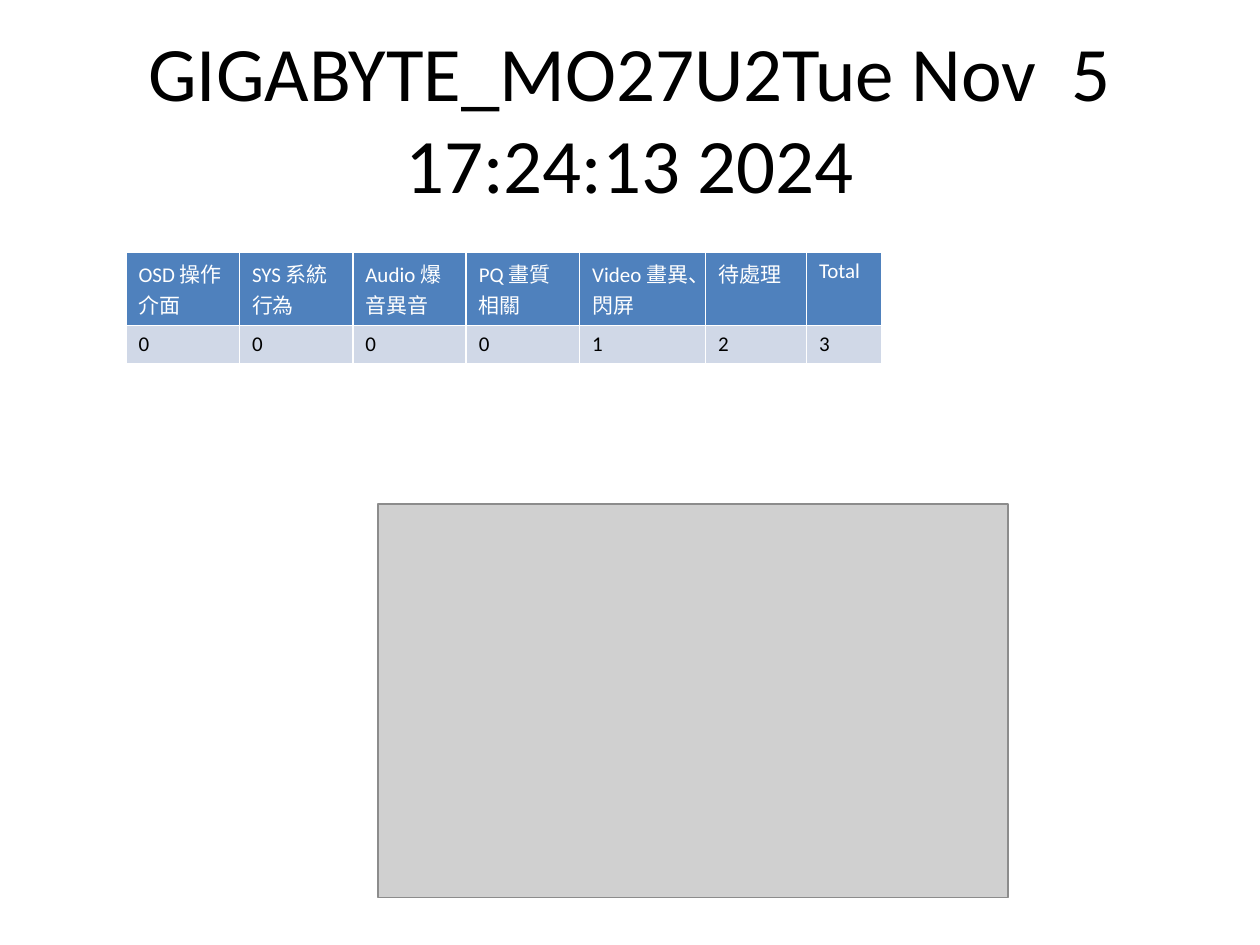
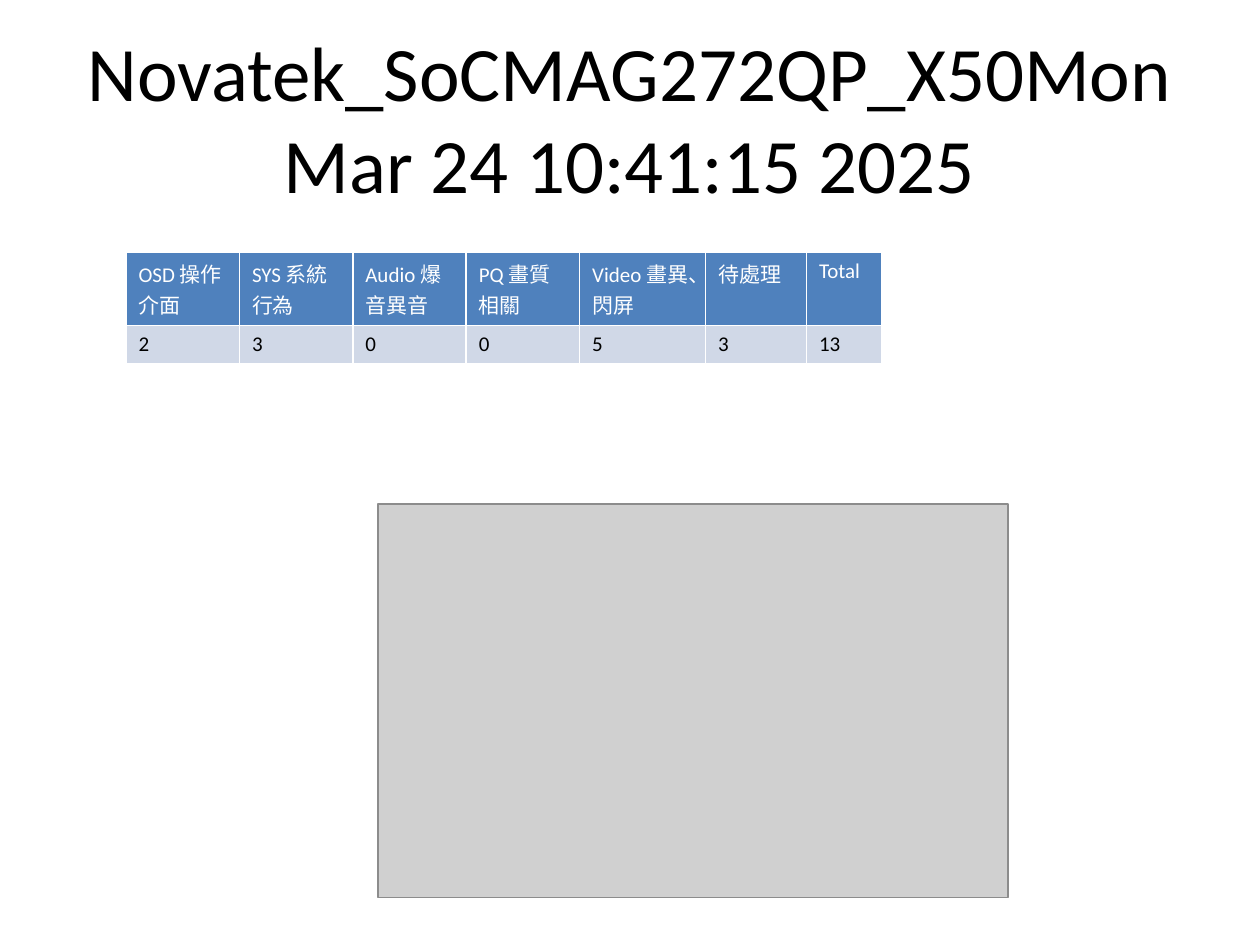
Before and after one commit to at-robert/Amt_work_platform, a slide deck: slide 7 of Jira/PPT/jira_npi.pptx (slide 1 before the commit). Drawn at 1260x945 pixels with LibreOffice and Linux fonts; fonts in the diff are those of the drawing; grey boxes stand for pictures. Boxes give left, top, right and bottom in pixels: in the first picture for what was removed or moved away, otherwise in the second. Text is boxed around its words. In the diff, an @@ line names an element or a change of style, - is before the commit and + after.

```diff
--- a/Jira/PPT/jira_npi.pptx
+++ b/Jira/PPT/jira_npi.pptx
@@ title at (88, 47, 1171, 194): text changed @@
-GIGABYTE_MO27U2Tue Nov 5 17:24:13 2024
+Novatek_SoCMAG272QP_X50Mon Mar 24 10:41:15 2025
@@ table at (126, 252, 882, 355) @@
-row 2: 0 | 0 | 0 | 0 | 1 | 2 | 3
+row 2: 2 | 3 | 0 | 0 | 5 | 3 | 13
```
Also in this commit, not shown: 2 other slides changed, 4 slides added, 3 other files.
